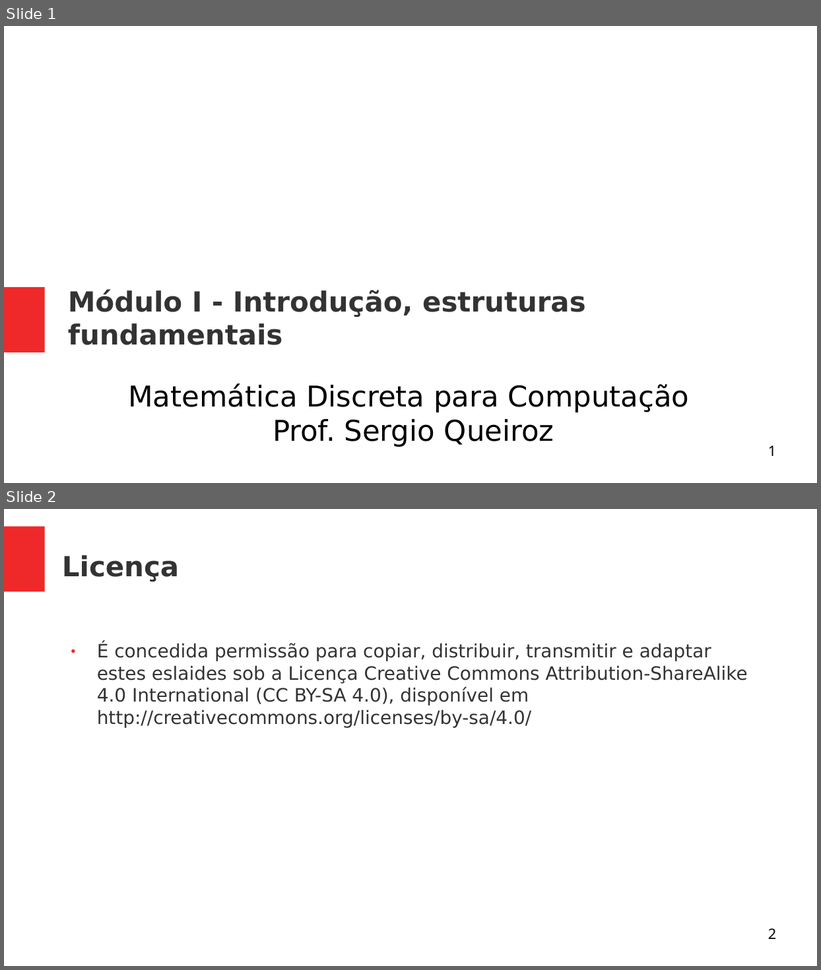
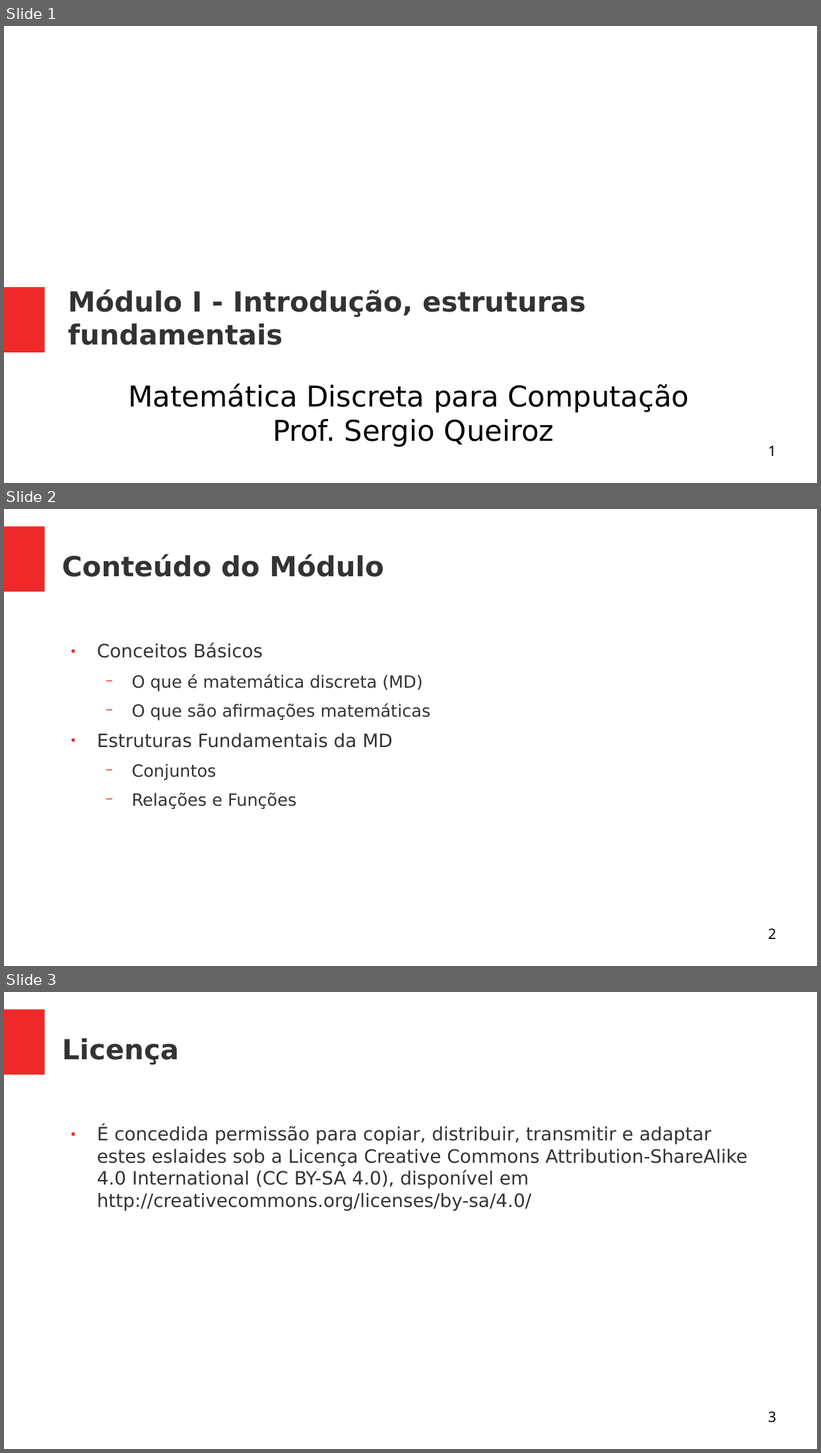
Before and after one commit to srmq/curso-mdc-intro, a slide deck: eslaides/01-Introducao.odp. Shown one above the other, each under a label of ours: slides 1 and 2 before the commit, slides 1, 2 and 3 after it. The pictures are 821x970 and 821x1453 pixels, drawn with LibreOffice and Linux fonts; fonts in the diff are those of the drawing. Boxes give left, top, right and bottom in pixels: in the first picture for what was removed or moved away, otherwise in the second. Text is boxed around its words. In the diff, an @@ line names an element or a change of style, - is before the commit and + after.

```diff
--- a/eslaides/01-Introducao.odp
+++ b/eslaides/01-Introducao.odp
@@ slide 2 added at (x1=4, y1=509, x2=817, y2=966), background #FFFFFF; not listed: 1 template element that a slide beside it also shows @@
@@ title added at (x1=62, y1=554, x2=384, y2=577), 27 pt, text #333333, bold @@
+Conteúdo do Módulo
@@ text added at (x1=97, y1=643, x2=431, y2=809), 16.5 pt, text #333333 @@
+● Conceitos Básicos
+  − O que é matemática discreta (MD)
+  − O que são afirmações matemáticas
+● Estruturas Fundamentais da MD
+  − Conjuntos
+  − Relações e Funções
@@ page number added at (x1=768, y1=929, x2=776, y2=939), 14 pt, text #000000 @@
+2
@@ what was slide 2 is now slide 3 @@
@@ page number at (x1=768, y1=1412, x2=776, y2=1423): text changed @@
-2
+3
```
Also in this commit, not shown: 2 other files.
